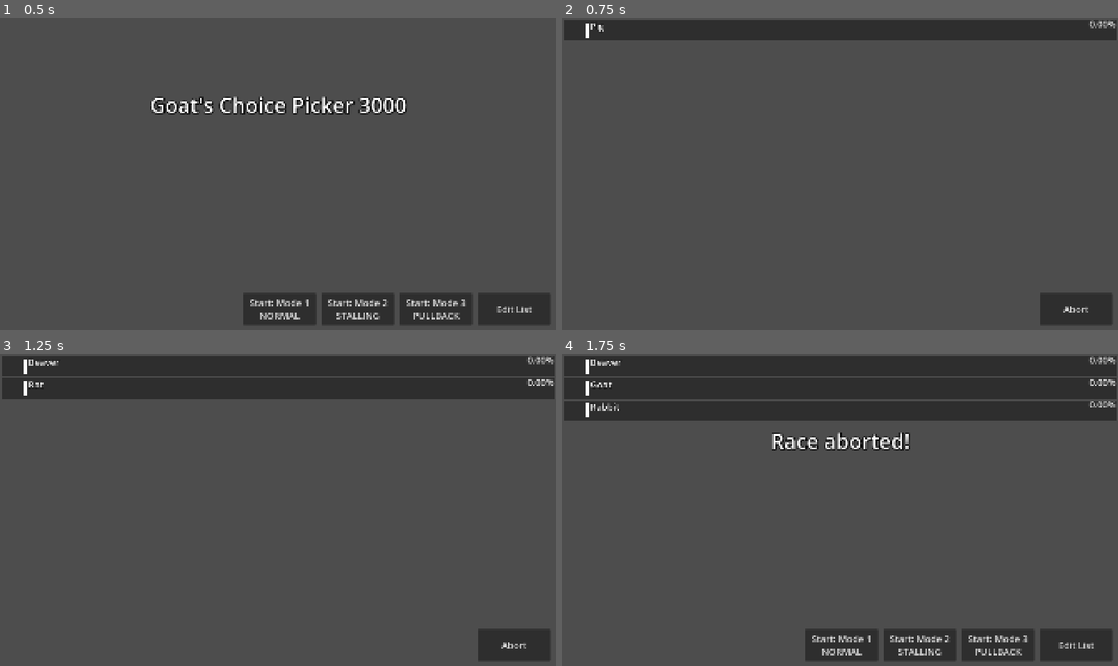
Above: before the commit, frames 1-4 (two rows, left to right).
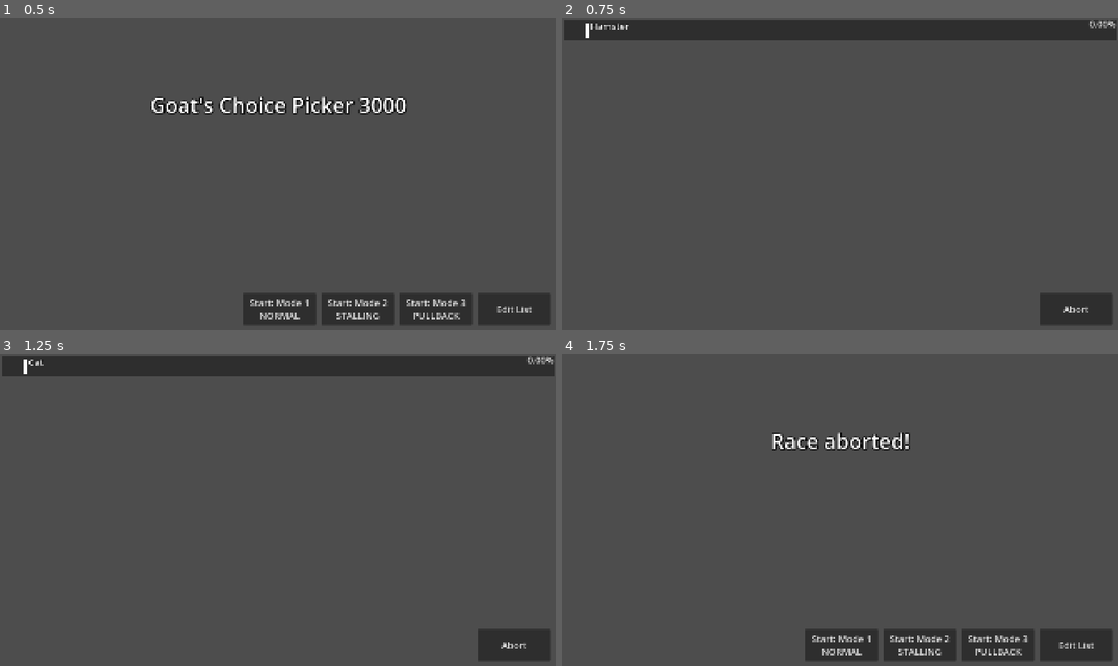
Above: after the commit, the same moments.

Repository: TheGoldenWombat/GoatPicker
Game: Godot game, scene res://main.tscn
Two runs of this game, one before a commit and one after it. Both use one fixed random seed, a clock stepped at 60 frames per second and the inputs below.
Inputs:
- Up to frame 1 (0.5 s): no input
- Up to frame 2 (0.75 s): click "Start: Mode 1 NORMAL" at 0.5 s
- Up to frame 3 (1.25 s): no input
- Up to frame 4 (1.75 s): click "Abort" at 1.25 s

Frame 1 is identical in both runs. In frame 2, less than 0.1% of the frame differs, in the area x 5-12%, y 1-5%; in frame 3, 6.9%; in frame 4, 19%, in the area x 0-100%, y 0-22%.

Commit message:
Fixed abort button and choice roulette behavior

Diff:
--- a/hud.gd
+++ b/hud.gd
@@ -23,7 +23,9 @@
 @export var abort_race: Button
 @export var edit_list_button: Button
 @export var list_editor: ListEditor
+@export var racer_spawn: RacerSpawn
 
+var racer_spawn_scene: PackedScene = preload("res://racer_spawn.tscn")
 const TITLE_MESSAGE: String = "Goat's Choice Picker 3000"
 var choices_path: String = "user://choices.list"
 
@@ -105,6 +107,19 @@
 	mode_3_button.show()
 	edit_list_button.show()
 
+func refresh_RacerSpawn():
+	racer_spawn.queue_free()
+	racer_spawn = racer_spawn_scene.instantiate()
+	add_sibling(racer_spawn)
+	race_start.connect(racer_spawn._on_hud_race_start)
+	clear_racers.connect(racer_spawn._on_hud_clear_racers)
+	racer_spawn.race_over.connect(_on_racer_spawn_race_over)
+	racer_spawn.show_top_three.connect(_on_racer_spawn_show_top_three)
+	racer_spawn.top_three.connect(_on_racer_spawn_top_three)
+	mode_1_button.pressed.connect(_on_start_mode_1_button_pressed)
+	mode_2_button.pressed.connect(_on_start_mode_2_button_pressed)
+	mode_3_button.pressed.connect(_on_start_mode_3_button_pressed)
+	#racer_spawn.racer_scene = Racer.new()
 
 ################################################################################
 # ---------------------------------- SIGNALS --------------------------------- #
@@ -145,6 +160,7 @@
 
 func _on_abort_race_button_pressed() -> void:
 	get_tree().call_group("racers", "end_race")
+	refresh_RacerSpawn()
 	center_message.text = "Race aborted!"
 	center_message.show()
 	abort_race.hide()
--- a/main.tscn
+++ b/main.tscn
@@ -9,7 +9,8 @@
 
 [node name="RacerSpawn" parent="." instance=ExtResource("2_0xm2m")]
 
-[node name="HUD" parent="." instance=ExtResource("3_h2yge")]
+[node name="HUD" parent="." node_paths=PackedStringArray("racer_spawn") instance=ExtResource("3_h2yge")]
+racer_spawn = NodePath("../RacerSpawn")
 
 [connection signal="race_over" from="RacerSpawn" to="HUD" method="_on_racer_spawn_race_over"]
 [connection signal="show_top_three" from="RacerSpawn" to="HUD" method="_on_racer_spawn_show_top_three"]
--- a/racer.gd
+++ b/racer.gd
@@ -9,12 +9,13 @@
 
 # Add ColorRect that changes color based on roll_str
 # Maybe color the RollTimerMeter instead of a ColorRect? Need to test.
-# Color broken into levels, color gets brighter/dimmer based on % within levels
-# 1.0 to >= 0.75: green
-# 0.75 to >= 0.10: yellow
-# 0.10 to > 0: orange
-# 0: red
-# < 0: flashing red
+# Blink at a rate of roll / roll_max * x; higher = faster blink
+# Color brighter at higher rolls
+# 1.0 to >= 0.3: green
+# 0.3 to >= 0.1: yellow
+# 0.1 to > 0.0: orange
+# 0.0: solid red
+# < 0.0: flashing red
 
 
 ################################################################################
@@ -87,6 +88,7 @@
 var roll_str: float
 var meter_percent: float
 var list_path: String = "user://choices.list"
+var roulette_timer: float = 0
 
 
 ################################################################################
@@ -257,8 +259,14 @@
 		update_medal()
 		update_line()
 	if randomizing_choice:
-		# TODO Add simple delta timer to slow this down
-		choice_label.text = choices_array.pick_random()
+		if roulette_timer <= 0:
+			var new_choice: String = choices_array.pick_random()
+			while new_choice == choice_label.text:
+				new_choice = choices_array.pick_random()
+			choice_label.text = new_choice
+			roulette_timer = 0.1
+		else:
+			roulette_timer -= delta
 
 
 
--- a/racer_spawn.gd
+++ b/racer_spawn.gd
@@ -13,10 +13,10 @@
 ################################################################################
 
 @export_group("Racers")
-@export var racer_scene: PackedScene
+#@export var racer_scene: PackedScene
 @export_range(0, 12) var max_racers: int
 
-
+var racer_scene: PackedScene = preload("res://racer.tscn")
 var number_of_racers: int = max_racers
 var list_path: String = "user://choices.list"
 var y_offset: float = 0.0
@@ -90,10 +90,11 @@
 		racer.race_end.connect(on_race_end)
 		racer.randomizing_choice = true
 		add_child(racer)
-		await get_tree().create_timer(0.5).timeout # Replace with audio cue
+		await get_tree().create_timer(2.0).timeout # Replace with audio cue
 		racer.randomizing_choice = false
 		racer.choice = choices_array[n]
 		racer.choice_label.text = racer.choice
+		await get_tree().create_timer(0.3).timeout
 		y_offset += racer.rect_size.y + padding
 	await get_tree().create_timer(3.0).timeout # Replace with audio cue
 	racing = true
--- a/racer_spawn.tscn
+++ b/racer_spawn.tscn
@@ -1,9 +1,7 @@
-[gd_scene load_steps=3 format=3 uid="uid://dukssqo5jh57c"]
+[gd_scene load_steps=2 format=3 uid="uid://dukssqo5jh57c"]
 
 [ext_resource type="Script" uid="uid://domup2g5hlki5" path="res://racer_spawn.gd" id="1_x4a1m"]
-[ext_resource type="PackedScene" uid="uid://biktyt1vk18a8" path="res://racer.tscn" id="2_qsll1"]
 
 [node name="RacerSpawn" type="Node" groups=["racer_spawn"]]
 script = ExtResource("1_x4a1m")
-racer_scene = ExtResource("2_qsll1")
 max_racers = 12
